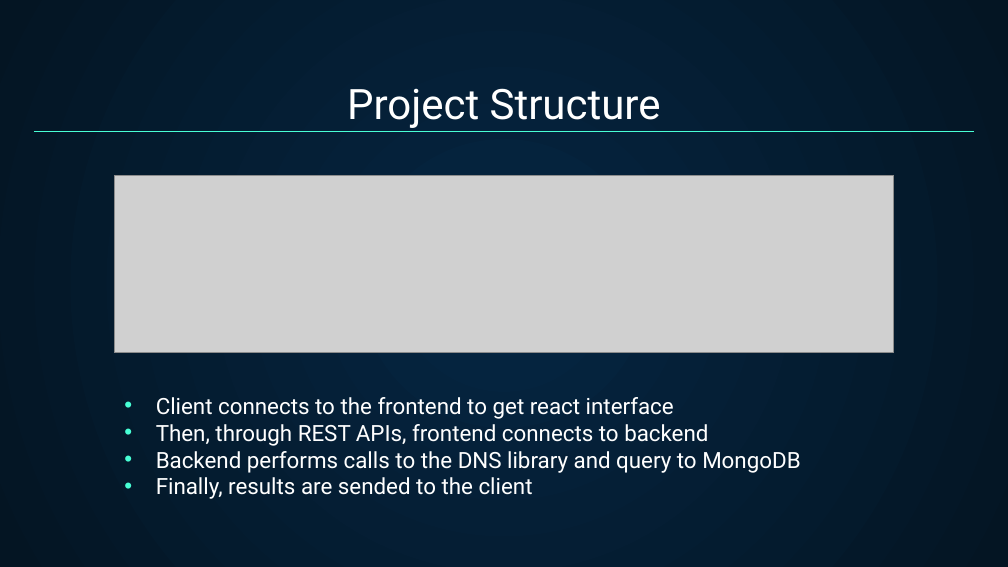
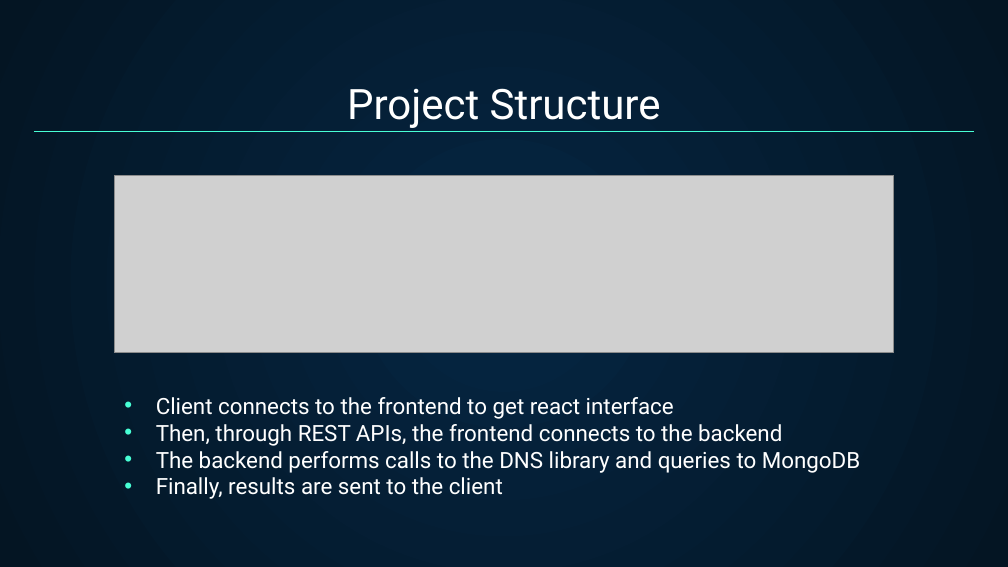
Before and after one commit to andberto/DNSolver, a slide deck: slide 2 of DNSolver.pptx. Drawn at 1008x567 pixels with LibreOffice and Linux fonts; fonts in the diff are those of the drawing; grey boxes stand for pictures. Boxes give left, top, right and bottom in pixels: in the first picture for what was removed or moved away, otherwise in the second. Text is boxed around its words. In the diff, an @@ line names an element or a change of style, - is before the commit and + after.

```diff
--- a/DNSolver.pptx
+++ b/DNSolver.pptx
@@ subtitle at [156,424,860,499]: text changed @@
-• Then, through REST APIs, frontend connects to backend
-• Backend performs calls to the DNS library and query to MongoDB
-• Finally, results are sended to the client
+• Then, through REST APIs, the frontend connects to the backend
+• The backend performs calls to the DNS library and queries to MongoDB
+• Finally, results are sent to the client
```
Also in this commit, not shown: 5 other slides changed, 1 other file.
